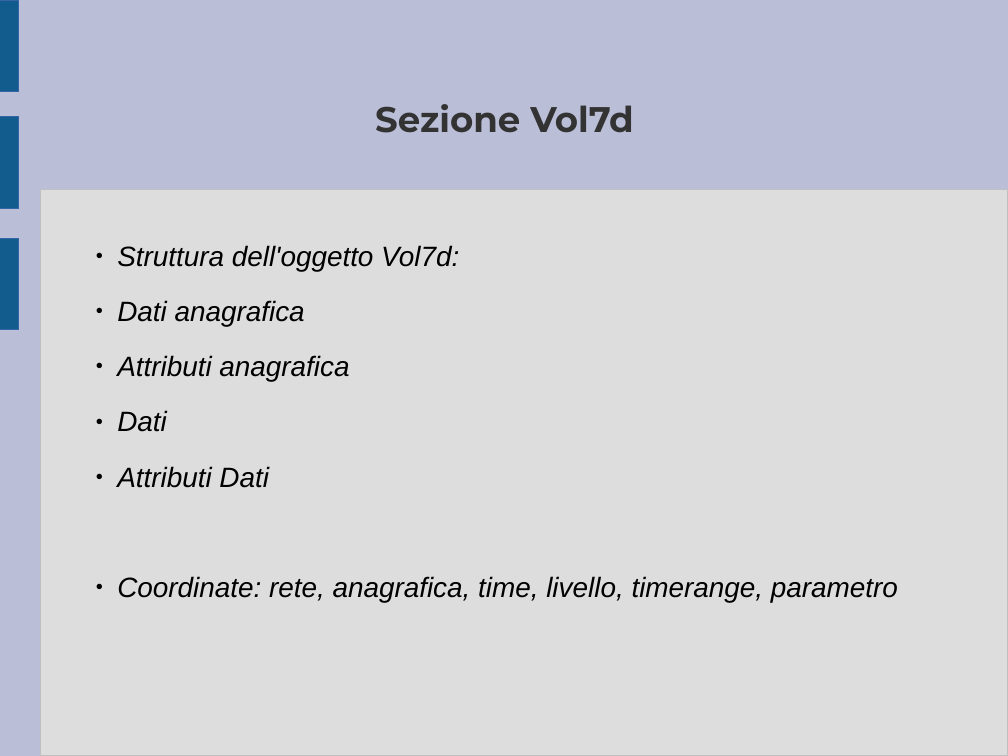
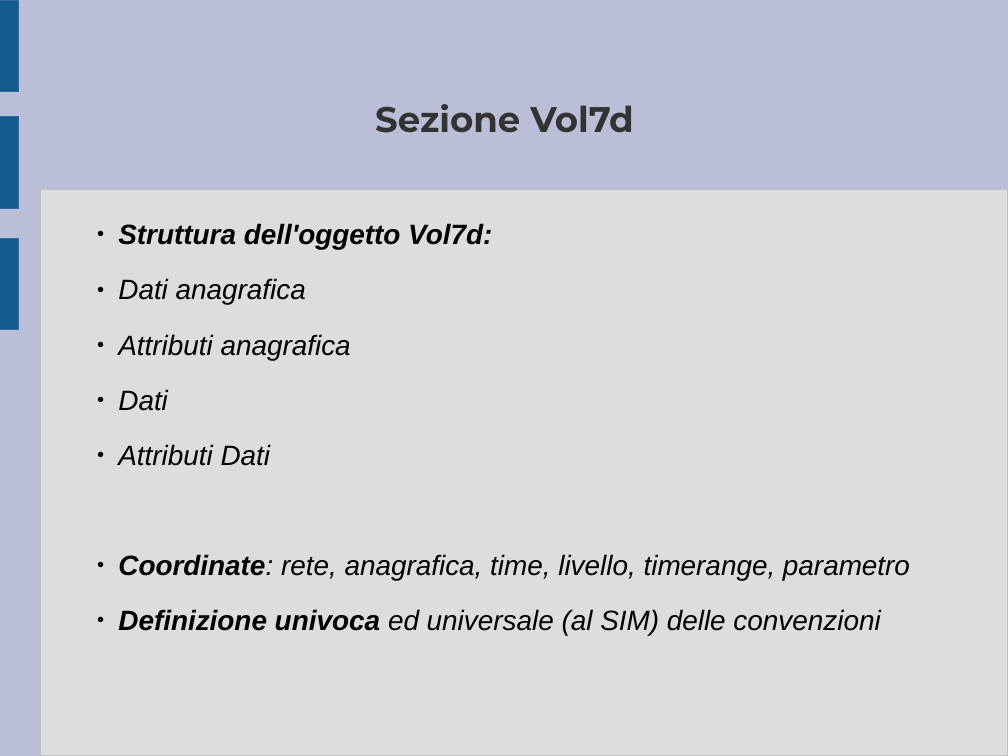
Before and after one commit to ARPA-SIMC/libsim, a slide deck: slide 8 of doc/breve_presentazione.odp. Drawn at 1008x756 pixels with LibreOffice and Linux fonts; fonts in the diff are those of the drawing. Boxes give left, top, right and bottom in pixels: in the first picture for what was removed or moved away, otherwise in the second. Text is boxed around its words. In the diff, an @@ line names an element or a change of style, - is before the commit and + after.

```diff
--- a/doc/breve_presentazione.odp
+++ b/doc/breve_presentazione.odp
@@ subtitle "Struttura dell'oggetto Vol7d:": place and size @@
-subtitle "Struttura dell'oggetto Vol7d:" at (117, 245, 898, 602)
+subtitle "Struttura dell'oggetto Vol7d:" at (118, 223, 910, 635)
@@ subtitle at (118, 223, 910, 580): bold on in "Struttura dell'oggetto Vol7d:", "Coordinate:" @@
@@ subtitle at (118, 609, 880, 635): paragraph added @@
+  ● Definizione univoca ed universale (al SIM) delle convenzioni
```
Also in this commit, not shown: 7 other slides changed.
